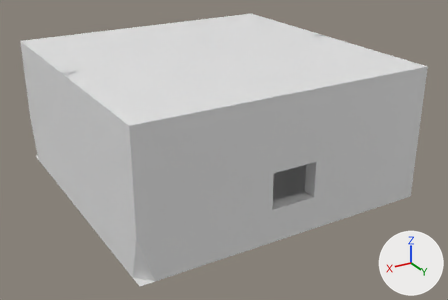
An edit to the Blender file bachelor/Assets/Prefabs/Models/Scene_Room.blend, drawn before and after from the same camera.
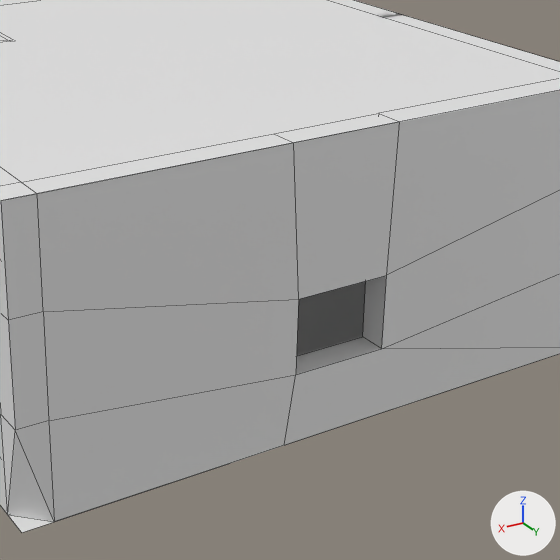
Each version appears first whole from a 50 mm camera at (11.14, 19.67, 10.77) aimed at (-0.22, 0.73, 1.3), and next in a close-up on the part from 29% to 89% of the width and 9% to 100% of the height. Lighting does not change. The marker at lower right points along +X, +Y and +Z. The close-ups show mesh edges as thin lines.

Before the edit, the objects in view are built like this:
```python
me_cube_008 = bpy.data.meshes.new('Cube.008')
me_cube_008.from_pydata(...)  # 116 vertices, 122 faces; spans x -5.5..5.5, y -5.5..5.5, z 0.0..5.0
me_plane_000 = bpy.data.meshes.new('Plane.000')
me_plane_000.from_pydata([(-2.5, -2.5, 0.0), (2.5, -2.5, 0.0), (-2.5, 2.5, 0.0), (2.5, 2.5, 0.0)], [], [(0, 1, 3, 2)])
me_plane_001 = bpy.data.meshes.new('Plane.001')
me_plane_001.from_pydata([(-5.5, -5.5, 0.0), (-5.5, 5.5, 0.0), (5.5, 5.5, 0.0), (2.03, -5.5, 0.0), (2.03, 5.5, 0.0), (-5.5, -2.07, 0.0), (5.5, -2.07, 0.0), (2.03, -2.07, 0.0)], [], [(7, 6, 2, 4), (5, 7, 4, 1), (0, 3, 7, 5)])
ob_ceiling = bpy.data.objects.new('Ceiling', me_plane_000)
ob_ceiling.location = (0.0, 0.0, 5.0)
ob_ceiling.rotation_euler = (3.142, 0.0, 0.0)  # degrees (180, 0, 0)
ob_ceiling.scale = (2.2, 2.2, 1.0)
ob_room_floor = bpy.data.objects.new('Room Floor', me_plane_001)
ob_room_floor.location = (0.0, 0.0, 0.0)
ob_room_wall = bpy.data.objects.new('Room Wall', me_cube_008)
ob_room_wall.location = (0.0, 0.0, 0.0)
```
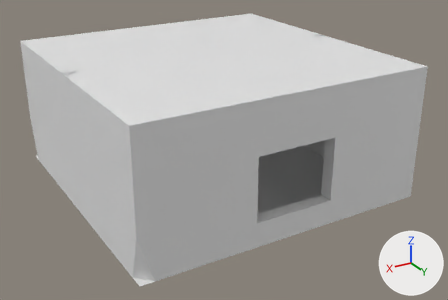
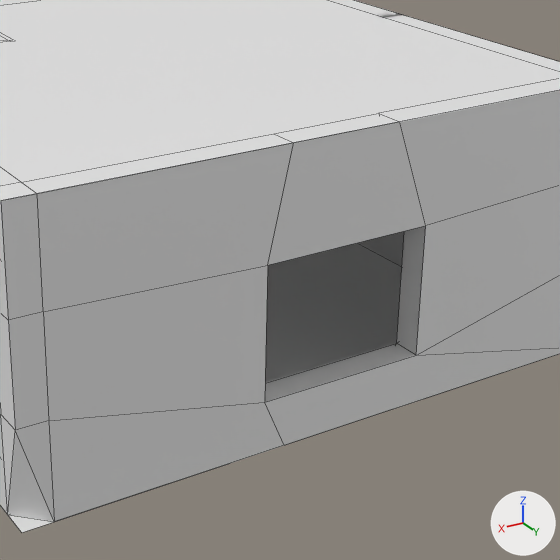
What differs and where, as boxes [x1, y1, x2, y2] in the close-ups (560 x 560 px; the box of a moved part takes in the faces that stretch with it):
part 1 of me_cube_008, moved or reshaped: [47, 122, 560, 446] in both
'Room Floor', unchanged, uncovered by the edit: before [8, 281, 366, 532]; after [8, 243, 402, 532]

What the commit changed:
me_cube_008 has 116 vertices, 122 faces and spans x -5.5..5.5, y -5.5..5.5, z 0.0..5.0.
me_cube_008 is used by ob_room_wall; location (0.0, 0.0, 0.0).
Part 1, on me_cube_008:
Vertex 56 of me_cube_008 moves from (0.84, 5.5, 2.5) at pixel (298, 299) to (1.42, 5.5, 3.19) at pixel (267, 265).
Vertex 57 of me_cube_008 moves from (0.84, 5.5, 1.21) at pixel (295, 374) to (1.42, 5.5, 0.89) at pixel (264, 402).
Vertex 58 of me_cube_008 moves from (0.84, 5.0, 2.5) to (1.42, 5.0, 3.19).
Vertex 59 of me_cube_008 moves from (0.84, 5.0, 1.21) to (1.42, 5.0, 0.89).
Vertex 60 of me_cube_008 moves from (-0.84, 5.5, 1.21) at pixel (381, 348) to (-1.57, 5.5, 0.89) at pixel (416, 355).
Vertex 62 of me_cube_008 moves from (-0.84, 5.0, 1.21) at pixel (362, 336) to (-1.57, 5.0, 0.89) at pixel (396, 343).
Vertex 113 of me_cube_008 moves from (-0.84, 5.5, 2.5) at pixel (386, 275) to (-1.57, 5.5, 3.19) at pixel (425, 225).
Vertex 115 of me_cube_008 moves from (-0.84, 5.0, 2.5) to (-1.57, 5.0, 3.19).
